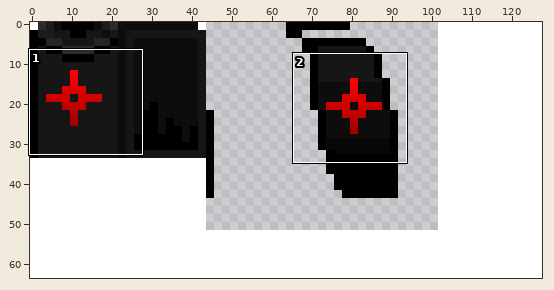
Two versions of one sprite sheet, eli_cape.png. Above: a wide view before the commit, with the close-up outlined.
Close-up. Before the commit:
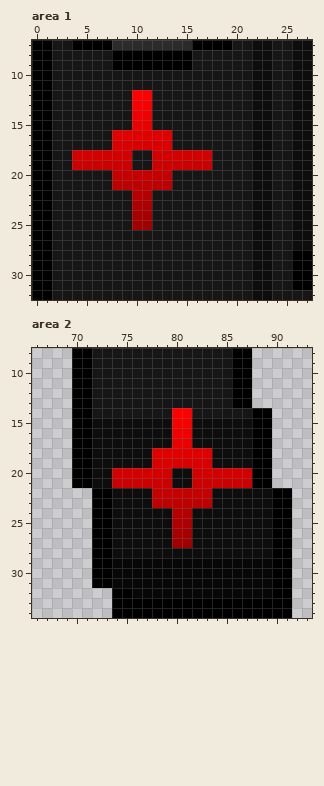
The file is 128x64 pixels. Colours within 5 levels of each other are drawn and written as one. Shown: area 1: x 0..27, y 7..32; area 2: x 66..93, y 8..34.
Once edited:
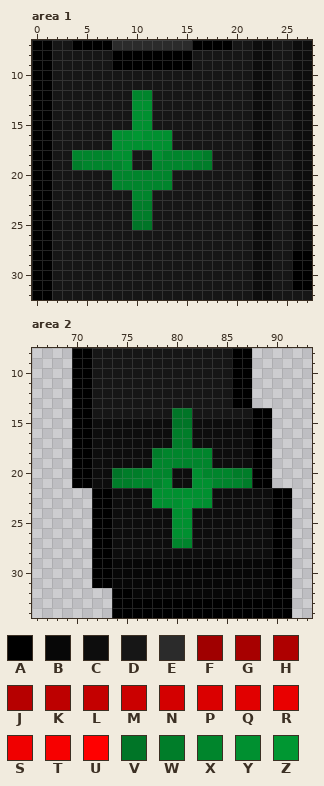
Palette (. is transparent): A #000000  B #070707  C #0d0d0d  D #161616  E #2b2b2b  F #a00000  G #a70000  H #ae0000  J #b60000  K #bd0000  L #c40000  M #cb0000  N #d30000  P #da0000  Q #e10000  R #e90000  S #f00000  T #f70000  U #ff0000  V #007527  W #007d29  X #00852c  Y #009030  Z #009732
Edits made:
Area 1:
y 12: x 10..11 UU -> XX
y 13: x 10..11 TT -> YY
y 14: x 10..11 SS -> YY
y 15: x 10..11 RR -> YY
y 16: x 8..13 QQQQQQ -> YYZYYY
y 17: x 8..13 PPPPPP -> YYYYYY
y 18: x 4..9 NNNNNN -> XXXXYY; x 12..17 NNNNNN -> YXXXXW
y 19: x 4..9 MMMMMM -> WXXXXY; x 12..17 MMMMMM -> XXXXWW
y 20: x 8..13 LLLLLL -> XXXXXX
y 21: x 8..13 KKKKKK -> XXXXXX
y 22: x 10..11 JJ -> XX
y 23: x 10..11 HH -> WW
y 24: x 10..11 GG -> WW
y 25: x 10..11 FF -> VV
Area 2:
y 14: x 80..81 UU -> VV
y 15: x 80..81 TT -> VV
y 16: x 80..81 SS -> WW
y 17: x 80..81 RR -> WW
y 18: x 78..83 QQQQQQ -> WXXXXX
y 19: x 78..83 PPPPPP -> XXXXXX
y 20: x 74..79 NNNNNN -> VWWXXX; x 82..87 NNNNNN -> YXXXWW
y 21: x 74..79 MMMMMM -> WWXXXY; x 82..87 MMMMMM -> YYXXXW
y 22: x 78..83 LLLLLL -> YYYYYY
y 23: x 78..83 KKKKKK -> YYYZYY
y 24: x 80..81 JJ -> YY
y 25: x 80..81 HH -> YY
y 26: x 80..81 GG -> YY
y 27: x 80..81 FF -> XX
Boxes around the changes in both close-ups, in picture pixels (x1, y1, x2, y2):
changed: (72, 90, 212, 230)
changed: (112, 408, 252, 548)
